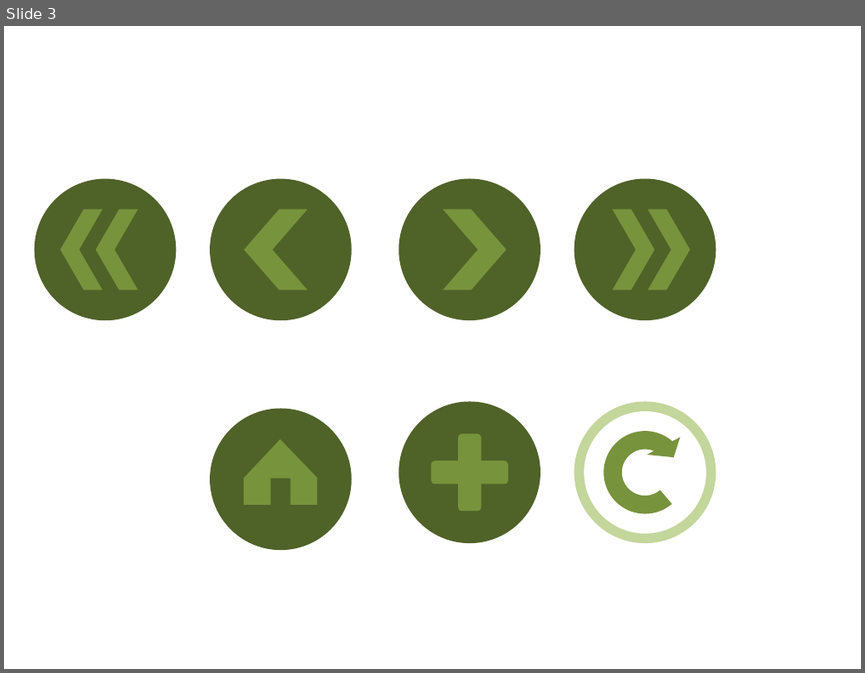
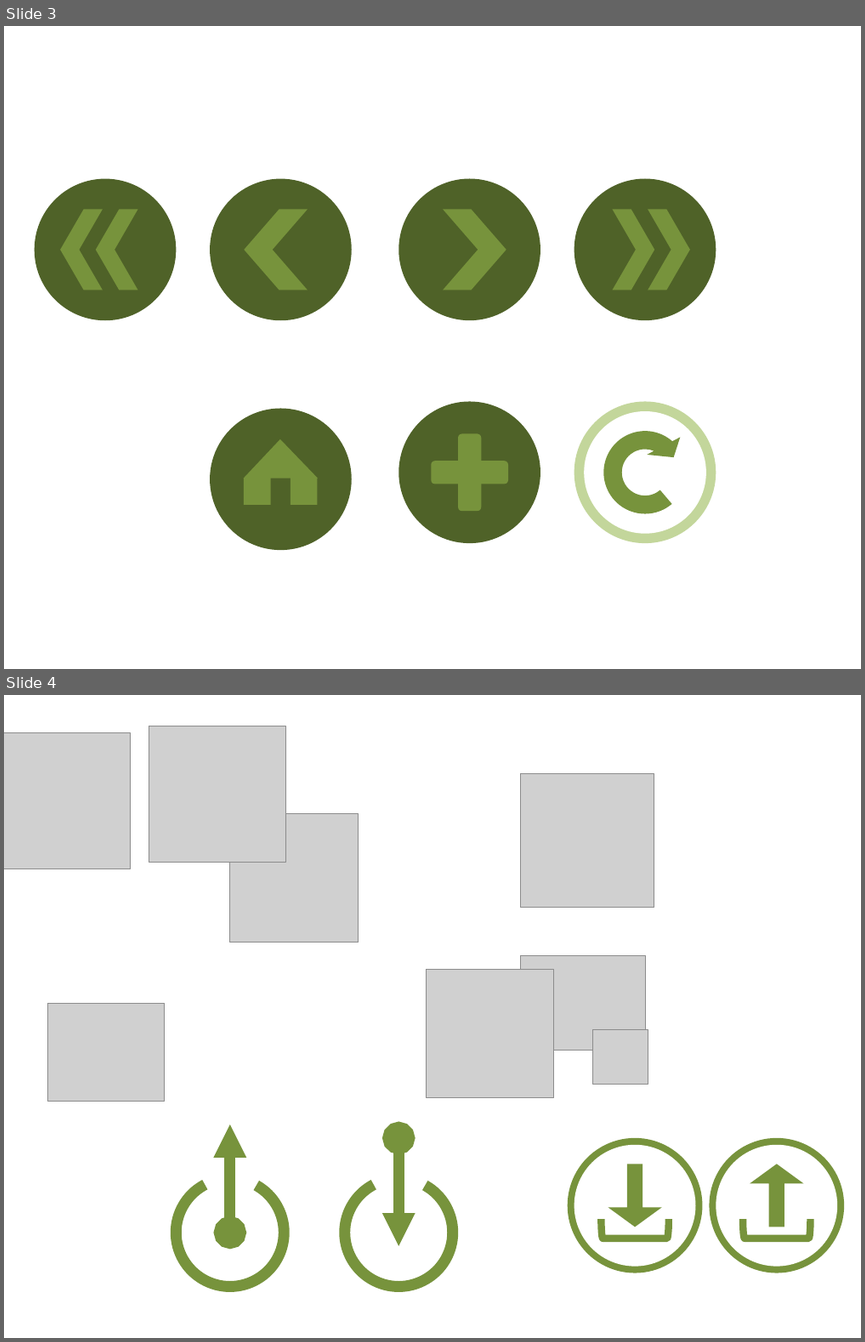
Before and after one commit to Hoyas40/LSH, a slide deck: Data/icon.pptx. Shown one above the other, each under a label of ours: slide 3 before the commit, slides 3 and 4 after it. The pictures are 865x673 and 865x1342 pixels, drawn with LibreOffice and Linux fonts; fonts in the diff are those of the drawing; grey boxes stand for pictures. Boxes give left, top, right and bottom in pixels: in the first picture for what was removed or moved away, otherwise in the second. Text is boxed around its words. In the diff, an @@ line names an element or a change of style, - is before the commit and + after.

```diff
--- a/Data/icon.pptx
+++ b/Data/icon.pptx
@@ slide 4 added at box(4, 695, 861, 1338), background #FFFFFF @@
@@ picture added at box(4, 732, 130, 869) @@
@@ picture added at box(148, 726, 285, 862) @@
@@ picture added at box(520, 774, 653, 907) @@
@@ picture added at box(230, 814, 358, 942) @@
@@ picture added at box(426, 970, 554, 1098) @@
@@ picture added at box(520, 955, 646, 1049) @@
@@ picture added at box(47, 1003, 164, 1101) @@
@@ picture added at box(592, 1030, 648, 1084) @@
@@ double arrow added from (230, 1232) to (230, 1124), #77933C 9.25 pt @@
@@ double arrow added from (399, 1246) to (399, 1138), #77933C 9.25 pt @@
@@ arc (boxed as its full ellipse) added at box(177, 1179, 284, 1287), outline #77933C 9.25 pt @@
@@ arc (boxed as its full ellipse) added at box(345, 1179, 453, 1287), outline #77933C 9.25 pt @@
@@ group added at box(567, 1138, 702, 1272): 2 ellipses, 1 left bracket, 1 down arrow @@
@@ group added at box(710, 1138, 844, 1272): 2 ellipses, 1 left bracket, 1 down arrow @@
```
Also in this commit, not shown: 1 other slide added, 23 other files.
